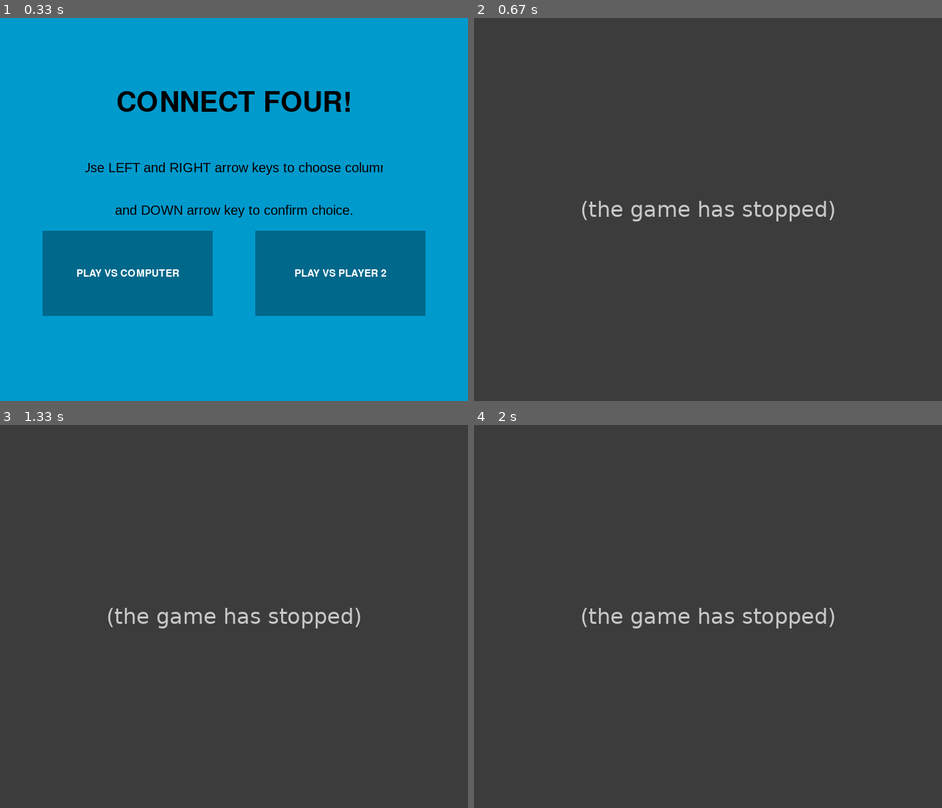
Above: before the commit, frames 1-4 (two rows, left to right).
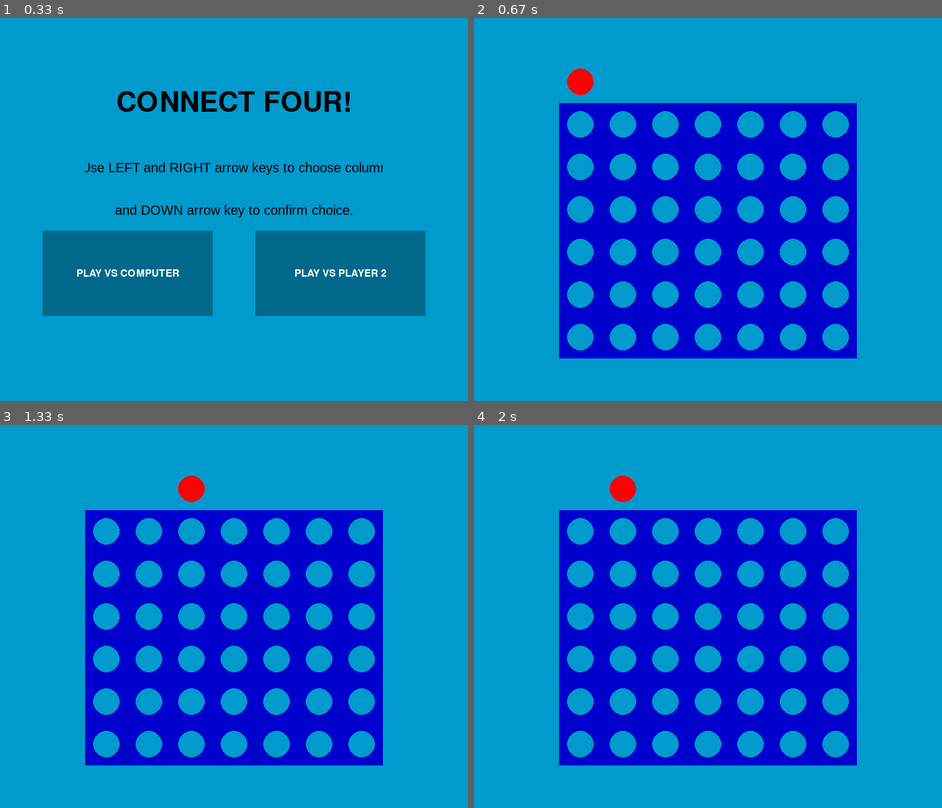
Above: after the commit, the same moments.

Repository: buck272/connect-four-pygame
Game: pygame game, started from main.py
Two runs of this game, one before a commit and one after it. Both use one fixed random seed, a clock stepped at 60 frames per second and the inputs below.
Inputs (mouse positions are in pixels of both pictures, inside the frame that each line leads up to):
- Up to frame 1 (0.33 s): no input
- Up to frame 2 (0.67 s): click (600, 274) at 0.38 s
- Up to frame 3 (1.33 s): hold Right 0.67-1.13 s; move the mouse to (215, 635) at 0.7 s; hold Right from 1.17 s (still down)
- Up to frame 4 (2 s): release Right at 1.63 s; hold Left from 1.67 s (still down)

Frame 1 is identical in both runs. In frame 2, 100% of the frame differs, in the area x 0-100%, y 0-100%; in frame 3, 100%; in frame 4, 100%.
Error before the commit: AttributeError: 'Game' object has no attribute 'winner' (game.py line 188); the game stopped at 0.4 s (later frames are placeholders)

Commit message:
Added set mode vs computer, added winning functionality with computer

Diff:
--- a/game.py
+++ b/game.py
@@ -182,6 +182,59 @@
                 pygame.display.update()
                 self.clock.tick(FRAMERATE)
 
+        if set_mode == 'vs_computer':
+            i = 0
+            player = 1
+            column = 0
+            self.winner = ""
+            while True:
+                self.display_surface.fill(BG_COLOR)
+                self.draw_board()
+                self.draw_coin()
+                if self.has_winner():
+                    if player == 1:
+                        self.winner = "computer"
+                        break
+                    elif player == -1:
+                        self.winner = "player 1"
+                        break
+                if player == 1:
+                    self.display_surface.blit(self.p1.coin.render(), COLUMNS_CHOICE[i])
+                elif player == -1:
+                    self.display_surface.blit(self.p2.coin.render(), COLUMNS_CHOICE[i])
+                for event in pygame.event.get():
+                    if event.type == pygame.QUIT:
+                        pygame.quit()
+                        sys.exit()
+
+                    if player == 1:
+                        if event.type == pygame.KEYDOWN:
+                            if event.key == pygame.K_LEFT:
+                                if i == 0:
+                                    i = 7
+                                i -= 1
+                            elif event.key == pygame.K_RIGHT:
+                                if i == 6:
+                                    i = -1
+                                i += 1
+                            if event.key == pygame.K_DOWN:
+                                column = i
+                                if not self.column_is_full(column) and player == 1:
+                                    GAME_BOARD[column].append(player)
+                                    player *= -1
+                                else:
+                                    player = player
+                    elif player == -1:
+                        if not self.column_is_full(column) and player == -1:
+                            column = random.randint(0, 6)
+                            GAME_BOARD[column].append(player)
+                            player *= -1
+                        else:
+                            player = player
+
+                pygame.display.update()
+                self.clock.tick(FRAMERATE)
+
     def winner_screen(self):
         while True:
             winner_text = Text(CELL_WIDTH * 5, CELL_HEIGHT * 1, "deepskyblue4", "", "white", "Impact", 36)
@@ -191,6 +244,9 @@
             elif self.winner == "player 2":
                 winner_text.text = "Player 2 won!"
                 self.display_surface.blit(winner_text.render(), (CELL_WIDTH * 3, CELL_HEIGHT * 1))
+            elif self.winner == "computer":
+                winner_text.text = "Computer won!"
+                self.display_surface.blit(winner_text.render(), (CELL_WIDTH * 3, CELL_HEIGHT * 1))
 
             for event in pygame.event.get():
                 if event.type == pygame.QUIT:
--- a/settings.py
+++ b/settings.py
@@ -1,6 +1,7 @@
 import pygame
 import sys
 import numpy as np
+import random
 
 # set default display screen dimensions
 WINDOW_HEIGHT = 576
